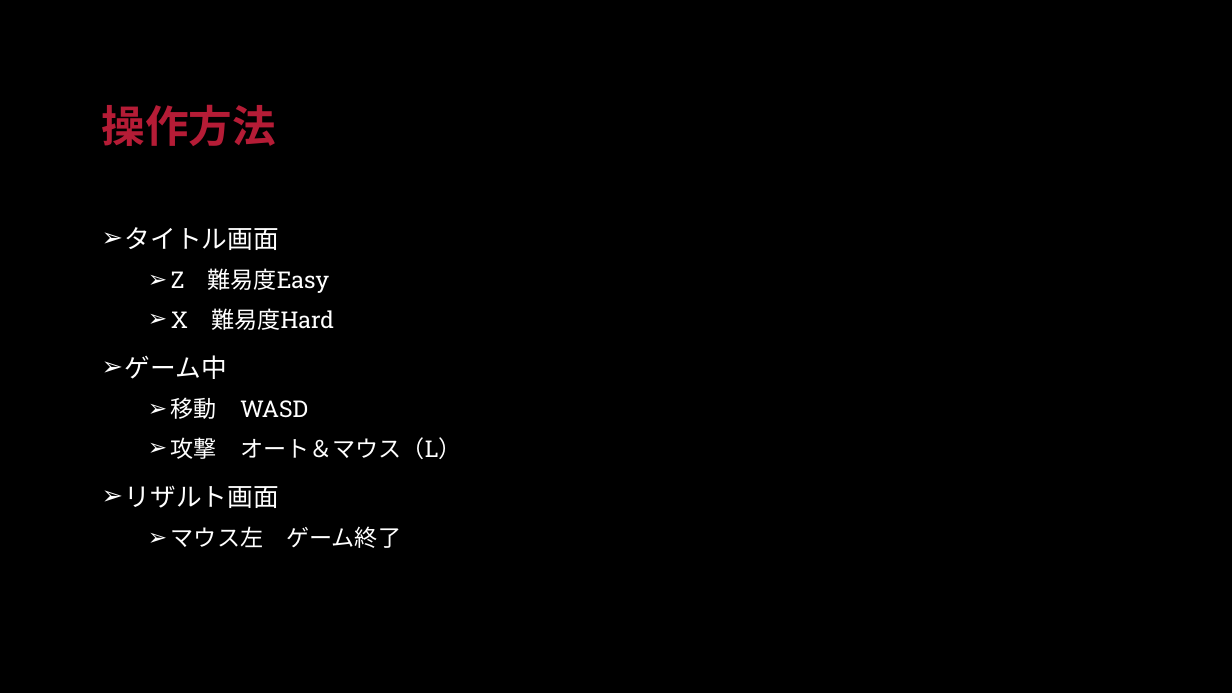
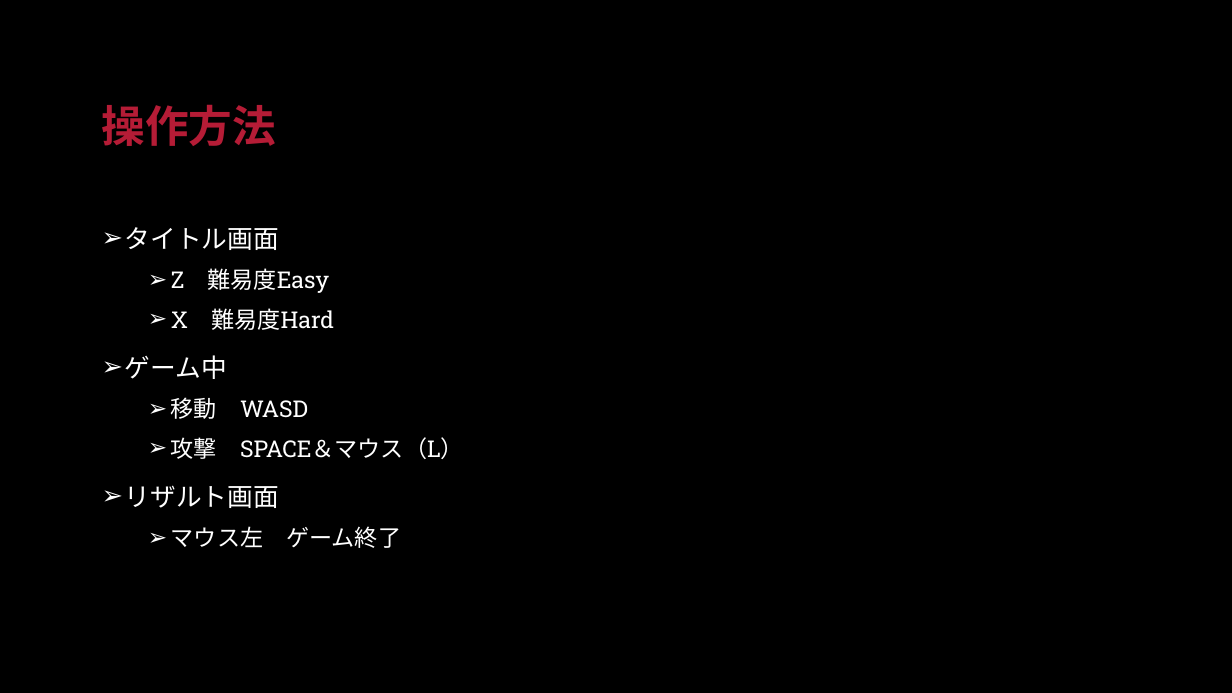
Before and after one commit to TAKU415/GameB, a slide deck: slide 4 of ゲーム説明用プレゼン.pptx. Drawn at 1232x693 pixels with LibreOffice and Linux fonts; fonts in the diff are those of the drawing; background and template pictures are left out. Boxes give left, top, right and bottom in pixels: in the first picture for what was removed or moved away, otherwise in the second. Text is boxed around its words. In the diff, an @@ line names an element or a change of style, - is before the commit and + after.

```diff
--- a/ゲーム説明用プレゼン.pptx
+++ b/ゲーム説明用プレゼン.pptx
@@ text at (171,437,464,459): text changed @@
-  ➢ 攻撃 オート＆マウス（L）
+  ➢ 攻撃 SPACE＆マウス（L）
```
Also in this commit, not shown: 2 other slides changed, 2 slides added, 1 slide removed, 6 other files.
